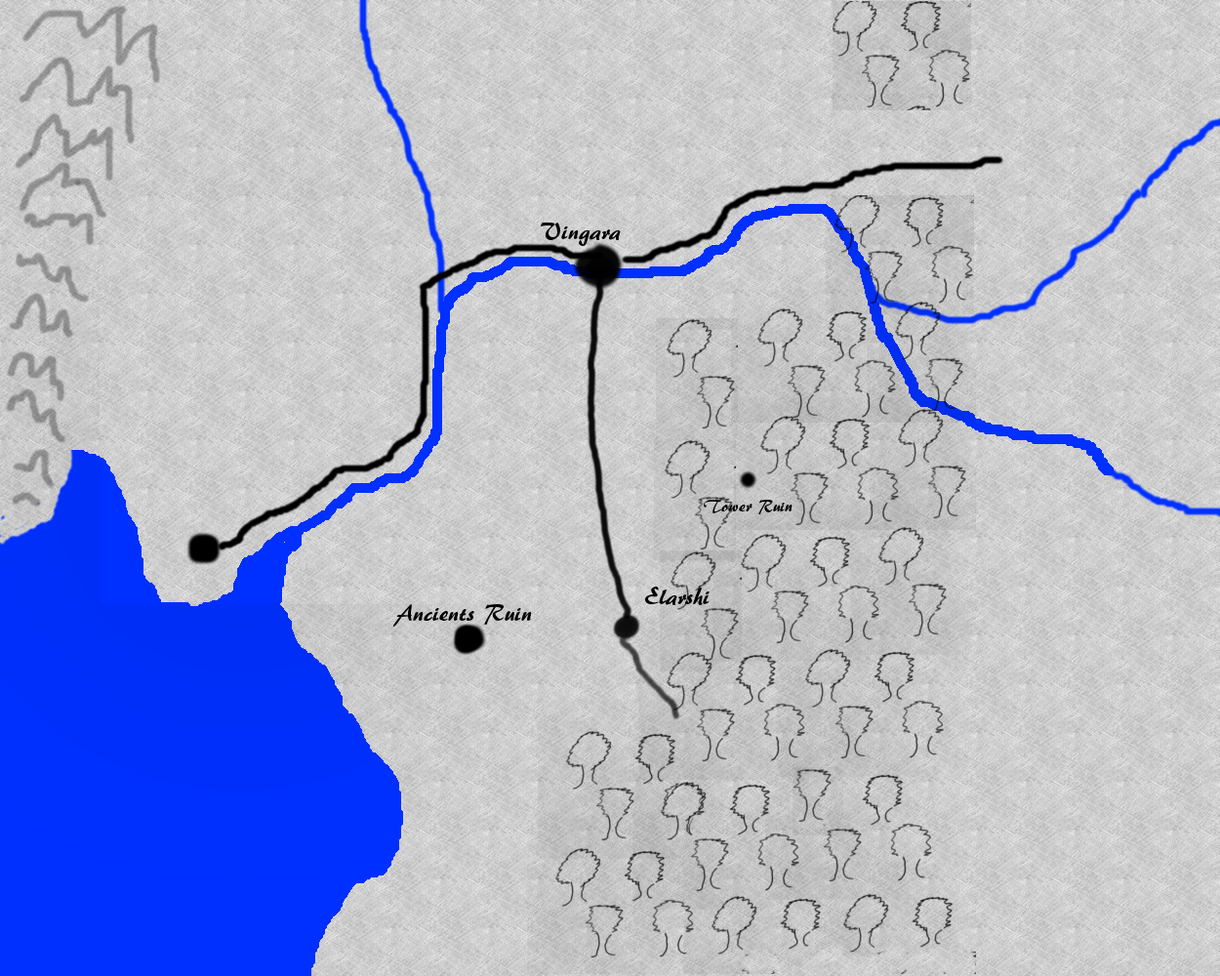
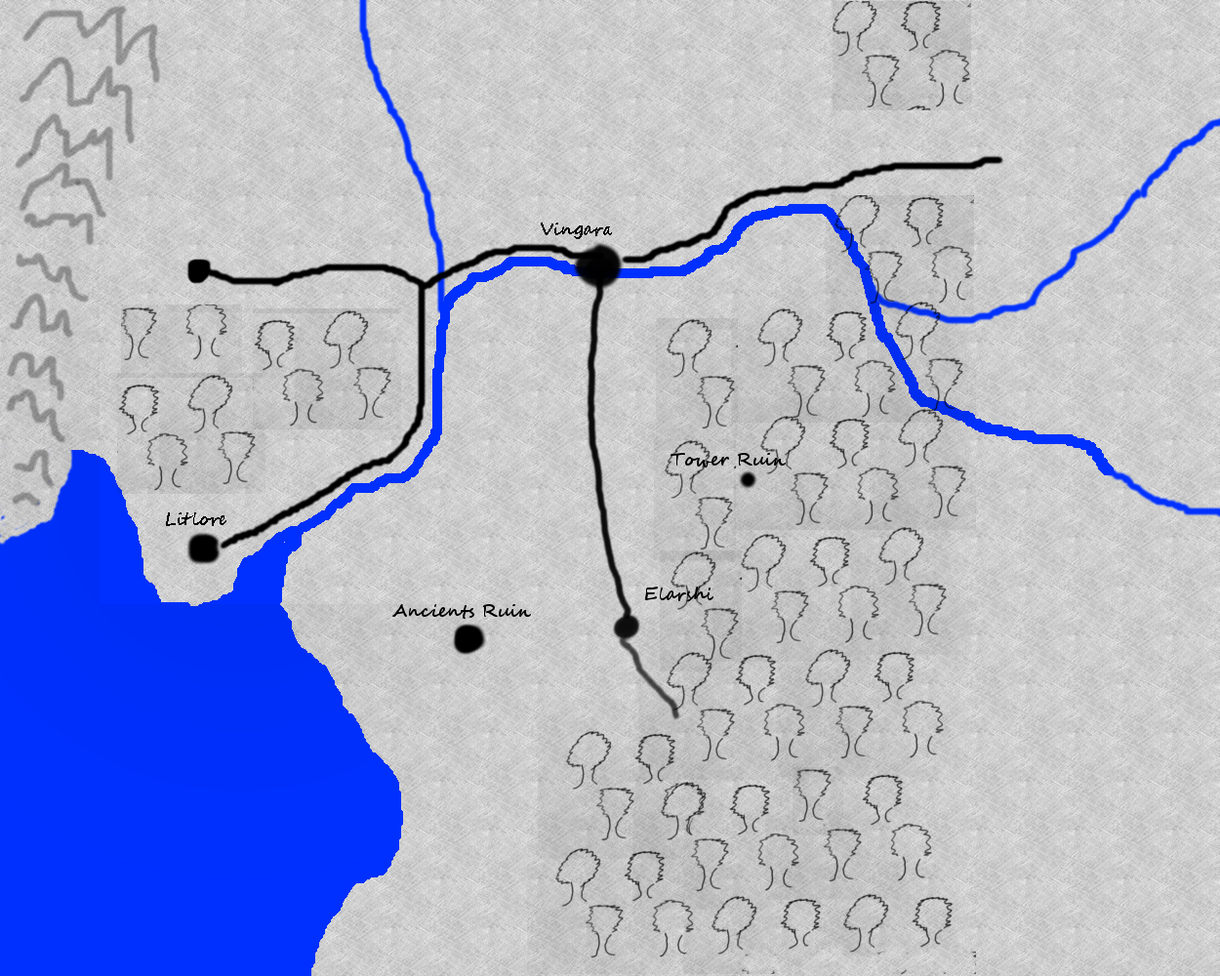
Comparing the layer stacks of the two 1220px x 976px images. Changes:
painted on "Tower Ruin" over (x1=670, y1=452, x2=793, y2=515)
painted on "Ancients Ruin" over (x1=392, y1=604, x2=533, y2=627)
added layer "Litlore" in group "Text" over (x1=165, y1=512, x2=227, y2=527)
painted on "Vingara" over (x1=540, y1=222, x2=621, y2=247)
painted on "Elarshi" over (x1=645, y1=586, x2=714, y2=606)
painted on "Roads" over (x1=196, y1=262, x2=427, y2=551)
painted on "Man made structures" over (x1=186, y1=258, x2=431, y2=555)
painted on "Trees" over (x1=117, y1=304, x2=402, y2=494)
